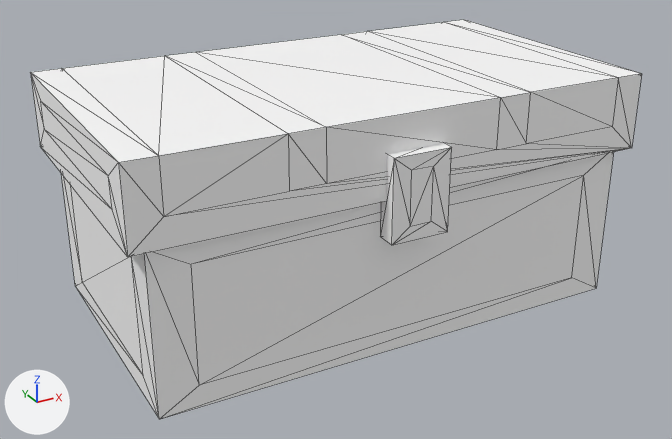
A saved change to the glTF model assets/synty/simple_fantasy_interiors/models/SM_Prop_Chest_02.glb.
Before and after are seen from a camera (50 mm lens) standing at (-0.0156, -0.0284, 0.0171) and looking at (-0.0003, -0.0006, 0.0032). Arrows for +X, +Y and +Z are at lower left; the lights stay in place. Mesh edges are drawn as thin lines. Where no turn or scale is listed for an object, it has been applied to the vertices.

In view in the first picture: 'SM_Prop_Chest_02', 'SM_Prop_Chest_Lid_02'.
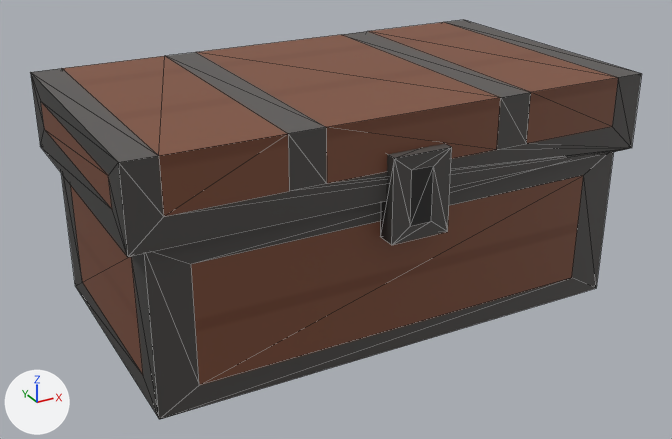
Changed parts and their boxes [x1, y1, x2, y2] in the pictures (672 x 439 px):
'SM_Prop_Chest_Lid_02', surface changed: [30, 20, 641, 257] in both
'SM_Prop_Chest_02', surface changed: [61, 152, 613, 419] in both

The edits, one by one:
Picture 'SimpleFantasyInteriorsTexture' (img_simplefantasyinteriorstexture) is new.
In material 'lambert1' (mat_lambert1), base_color is no longer (1.0, 1.0, 1.0), white #ffffff.
In material 'lambert1' (mat_lambert1), texture is now set to img_simplefantasyinteriorstexture.
